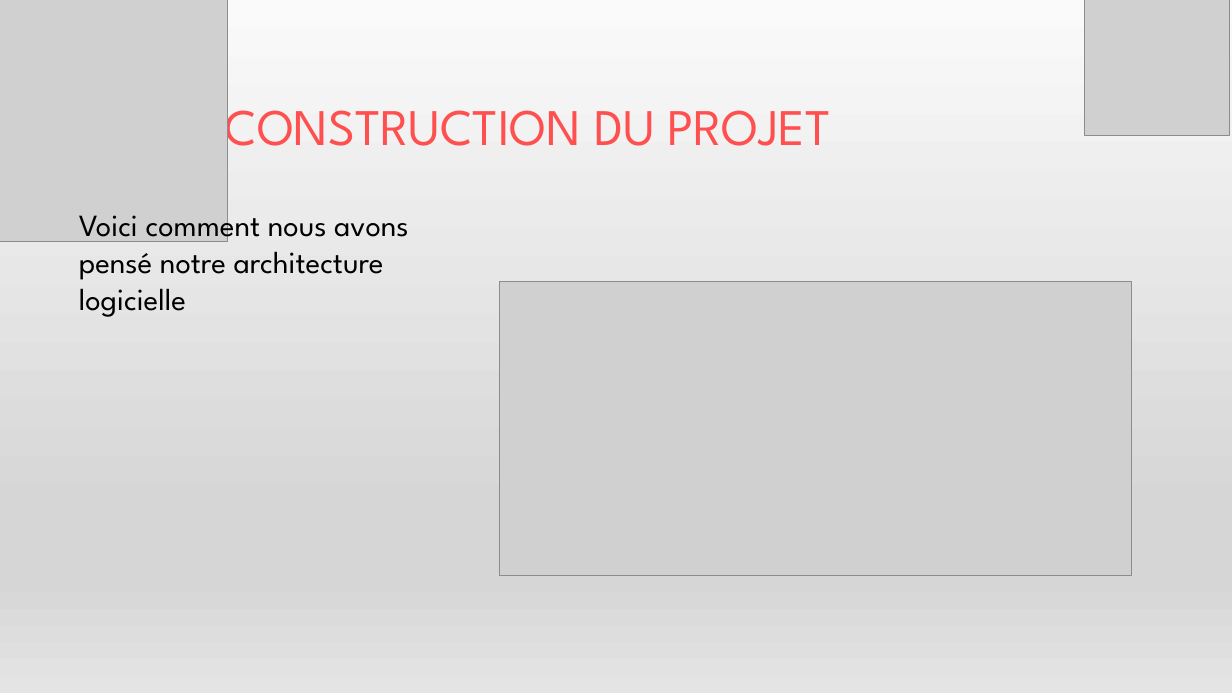
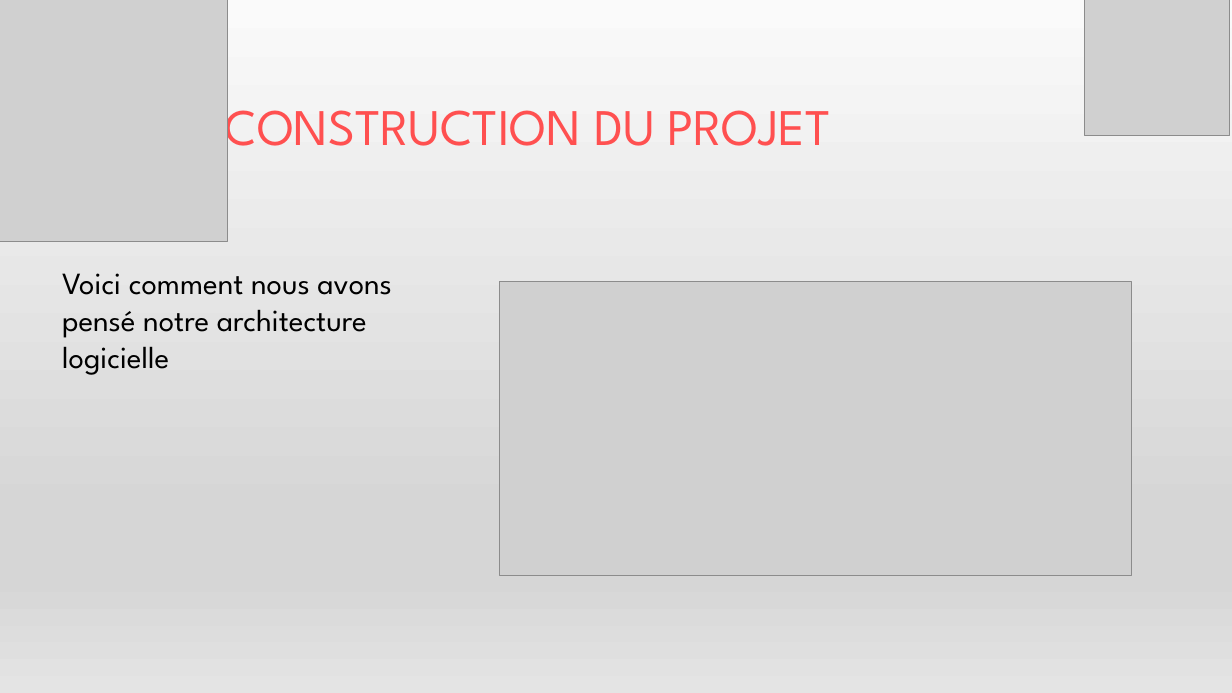
Before and after one commit to S-mkds/CDA-Dossiers-Professionnels, a slide deck: slide 8 of Présentation_Projet_Professionnel.pptx. Drawn at 1232x693 pixels with LibreOffice and Linux fonts; fonts in the diff are those of the drawing; grey boxes stand for pictures. Boxes give left, top, right and bottom in pixels: in the first picture for what was removed or moved away, otherwise in the second. Text is boxed around its words. In the diff, an @@ line names an element or a change of style, - is before the commit and + after.

```diff
--- a/Présentation_Projet_Professionnel.pptx
+++ b/Présentation_Projet_Professionnel.pptx
@@ text "Voici comment nous avons pensé ..." rewrapped from bbox=[79, 205, 409, 317] to bbox=[62, 273, 392, 375] @@
```
Also in this commit, not shown: 5 other slides changed, 1 slide removed, 2 other files.
